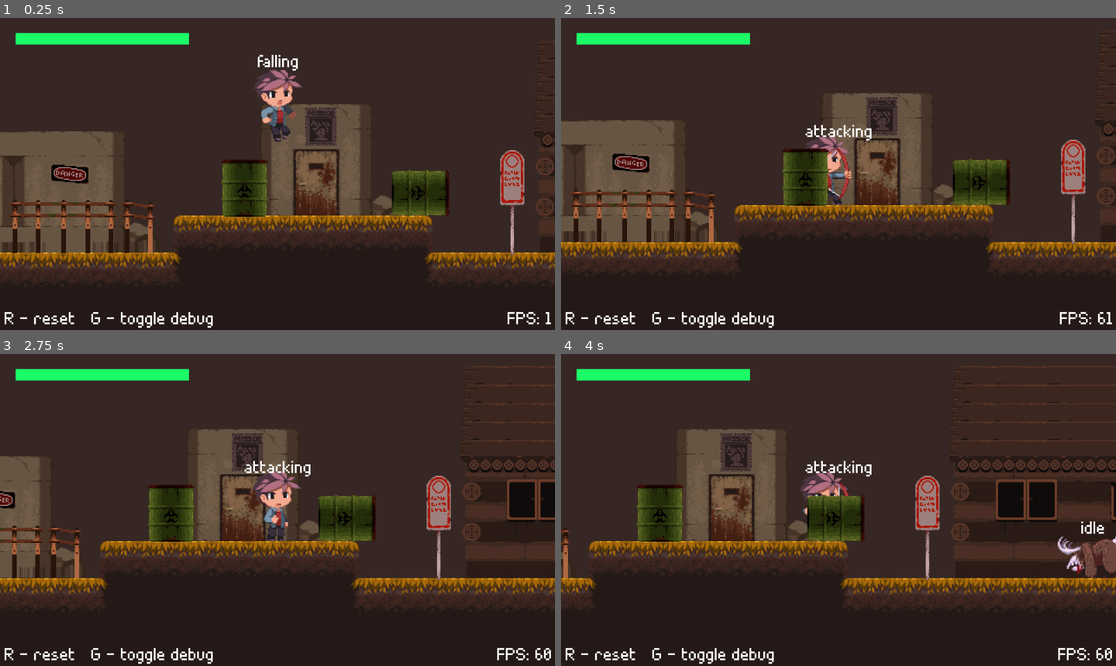
Above: before the commit, frames 1-4 (two rows, left to right).
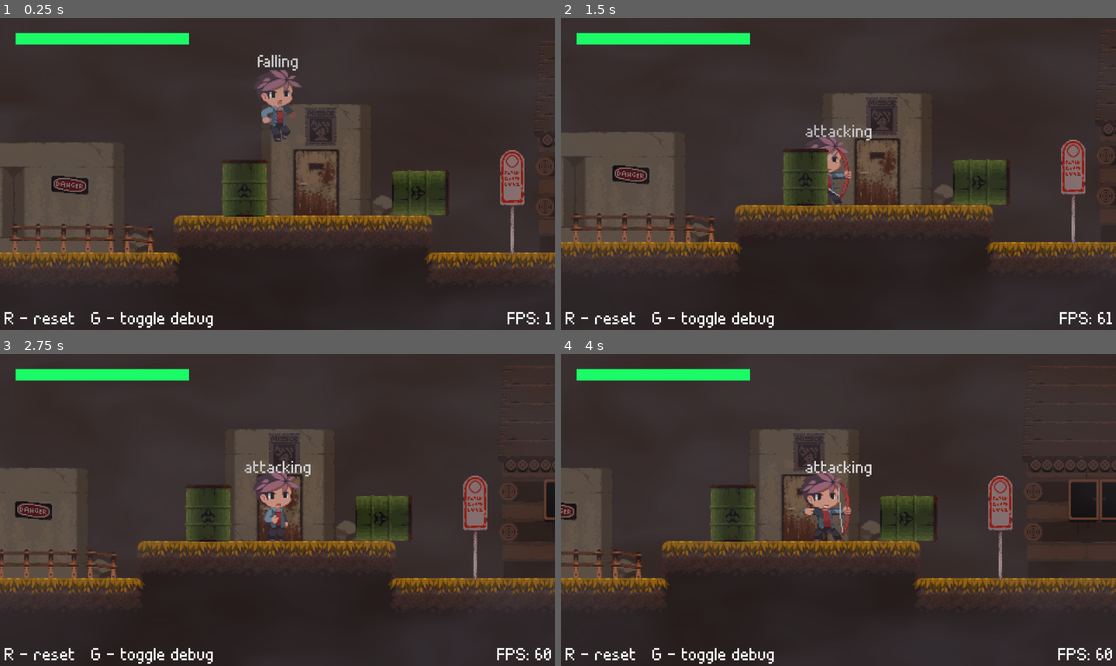
Above: after the commit, the same moments.

Repository: remtaine/Horror-Maplestory
Game: Godot game, scene res://src/levels/Level.tscn
Same seed, same stepped clock (60 frames per second), same inputs: the game is played once before the commit and once after it.
Inputs:
- Up to frame 1 (0.25 s): no input
- Up to frame 2 (1.5 s): hold J (attack) 0.53-1.28 s; hold Right (ui_right) from 0.53 s (still down); tap Space (jump) at 0.77 s; tap J (attack) at 1.35 s
- Up to frame 3 (2.75 s): tap Space (jump) at 1.52 s; release Right (ui_right) at 2.03 s; hold Left (ui_left) from 2.03 s (still down); hold J (attack) from 2.03 s (still down)
- Up to frame 4 (4 s): release Left (ui_left) at 2.78 s; release J (attack) at 2.78 s; hold Right (ui_right) from 2.78 s (still down); tap J (attack) at 2.85 s; tap Space (jump) at 3.02, 3.77 s; hold J (attack) from 3.53 s (still down)

The runs differ from the first frame. In frame 1, 5.7% of the frame differs, in the area x 0-100%, y 11-100%; in frame 2, 6.0%; in frame 3, 18%; in frame 4, 23%, in the area x 0-100%, y 4-100%.

Commit message:
Added fog shader

Diff:
--- a/project.godot
+++ b/project.godot
@@ -124,7 +124,7 @@
 
 config/name="Horror Maplestory"
 run/main_scene="res://src/levels/Level.tscn"
-config/icon="res://assets/default/icon.png"
+config/icon="res://assets/images/archer/archer-fall.png"
 
 [display]
 
--- a/resources/spritesheets/JackalopeSpritesheet.tres
+++ b/resources/spritesheets/JackalopeSpritesheet.tres
@@ -10,129 +10,129 @@
 atlas = ExtResource( 4 )
 region = Rect2( 0, 0, 200, 160 )
 
-[sub_resource type="AtlasTexture" id=15]
+[sub_resource type="AtlasTexture" id=2]
 flags = 4
 atlas = ExtResource( 4 )
 region = Rect2( 200, 0, 200, 160 )
 
-[sub_resource type="AtlasTexture" id=22]
+[sub_resource type="AtlasTexture" id=3]
 flags = 4
 atlas = ExtResource( 1 )
 region = Rect2( 0, 0, 200, 160 )
 
-[sub_resource type="AtlasTexture" id=23]
+[sub_resource type="AtlasTexture" id=4]
 flags = 4
 atlas = ExtResource( 1 )
 region = Rect2( 200, 0, 200, 160 )
 
-[sub_resource type="AtlasTexture" id=24]
+[sub_resource type="AtlasTexture" id=5]
 flags = 4
 atlas = ExtResource( 1 )
 region = Rect2( 400, 0, 200, 160 )
 
-[sub_resource type="AtlasTexture" id=25]
+[sub_resource type="AtlasTexture" id=6]
 flags = 4
 atlas = ExtResource( 1 )
 region = Rect2( 600, 0, 200, 160 )
 
-[sub_resource type="AtlasTexture" id=26]
+[sub_resource type="AtlasTexture" id=7]
 flags = 4
 atlas = ExtResource( 1 )
 region = Rect2( 800, 0, 200, 160 )
 
-[sub_resource type="AtlasTexture" id=27]
+[sub_resource type="AtlasTexture" id=8]
 flags = 4
 atlas = ExtResource( 1 )
 region = Rect2( 1000, 0, 200, 160 )
 
-[sub_resource type="AtlasTexture" id=33]
+[sub_resource type="AtlasTexture" id=9]
 flags = 4
 atlas = ExtResource( 4 )
 region = Rect2( 0, 0, 200, 160 )
 
-[sub_resource type="AtlasTexture" id=34]
+[sub_resource type="AtlasTexture" id=10]
 flags = 4
 atlas = ExtResource( 3 )
 region = Rect2( 0, 0, 200, 160 )
 
-[sub_resource type="AtlasTexture" id=35]
+[sub_resource type="AtlasTexture" id=11]
 flags = 4
 atlas = ExtResource( 3 )
-region = Rect2( 200, 0, 200, 160 )
-
-[sub_resource type="AtlasTexture" id=10]
-flags = 4
-atlas = ExtResource( 2 )
-region = Rect2( 0, 0, 200, 160 )
-
-[sub_resource type="AtlasTexture" id=11]
-flags = 4
-atlas = ExtResource( 2 )
 region = Rect2( 200, 0, 200, 160 )
 
 [sub_resource type="AtlasTexture" id=12]
 flags = 4
 atlas = ExtResource( 2 )
-region = Rect2( 400, 0, 200, 160 )
+region = Rect2( 0, 0, 200, 160 )
 
 [sub_resource type="AtlasTexture" id=13]
 flags = 4
 atlas = ExtResource( 2 )
+region = Rect2( 200, 0, 200, 160 )
+
+[sub_resource type="AtlasTexture" id=14]
+flags = 4
+atlas = ExtResource( 2 )
+region = Rect2( 400, 0, 200, 160 )
+
+[sub_resource type="AtlasTexture" id=15]
+flags = 4
+atlas = ExtResource( 2 )
 region = Rect2( 600, 0, 200, 160 )
 
-[sub_resource type="AtlasTexture" id=28]
+[sub_resource type="AtlasTexture" id=16]
 flags = 4
 atlas = ExtResource( 3 )
 region = Rect2( 0, 0, 200, 160 )
 
-[sub_resource type="AtlasTexture" id=29]
+[sub_resource type="AtlasTexture" id=17]
 flags = 4
 atlas = ExtResource( 3 )
 region = Rect2( 200, 0, 200, 160 )
 
-[sub_resource type="AtlasTexture" id=30]
+[sub_resource type="AtlasTexture" id=18]
 flags = 4
 atlas = ExtResource( 3 )
 region = Rect2( 400, 0, 200, 160 )
 
-[sub_resource type="AtlasTexture" id=31]
+[sub_resource type="AtlasTexture" id=19]
 flags = 4
 atlas = ExtResource( 3 )
 region = Rect2( 600, 0, 200, 160 )
 
-[sub_resource type="AtlasTexture" id=32]
+[sub_resource type="AtlasTexture" id=20]
 flags = 4
 atlas = ExtResource( 3 )
 region = Rect2( 800, 0, 200, 160 )
 
 [resource]
 animations = [ {
-"frames": [ SubResource( 1 ), SubResource( 15 ) ],
+"frames": [ SubResource( 1 ), SubResource( 2 ) ],
 "loop": true,
 "name": "idle",
-"speed": 4.0
+"speed": 8.0
 }, {
-"frames": [ SubResource( 22 ), SubResource( 23 ), SubResource( 24 ), SubResource( 25 ), SubResource( 26 ), SubResource( 27 ) ],
+"frames": [ SubResource( 3 ), SubResource( 4 ), SubResource( 5 ), SubResource( 6 ), SubResource( 7 ), SubResource( 8 ) ],
 "loop": false,
 "name": "attacking",
 "speed": 10.0
 }, {
-"frames": [ SubResource( 33 ) ],
+"frames": [ SubResource( 9 ) ],
 "loop": true,
 "name": "falling",
 "speed": 6.0
 }, {
-"frames": [ SubResource( 34 ), SubResource( 35 ) ],
+"frames": [ SubResource( 10 ), SubResource( 11 ) ],
 "loop": false,
 "name": "hurt",
 "speed": 4.0
 }, {
-"frames": [ SubResource( 10 ), SubResource( 11 ), SubResource( 12 ), SubResource( 13 ) ],
+"frames": [ SubResource( 12 ), SubResource( 13 ), SubResource( 14 ), SubResource( 15 ) ],
 "loop": true,
 "name": "moving",
 "speed": 6.0
 }, {
-"frames": [ SubResource( 28 ), SubResource( 29 ), SubResource( 30 ), SubResource( 31 ), SubResource( 32 ) ],
+"frames": [ SubResource( 16 ), SubResource( 17 ), SubResource( 18 ), SubResource( 19 ), SubResource( 20 ) ],
 "loop": false,
 "name": "dead",
 "speed": 6.0
--- a/src/characters/Character.gd
+++ b/src/characters/Character.gd
@@ -44,13 +44,15 @@
 	return _state
 
 
-#func _on_Health_attribute_depleted() -> void:
-#	change_state("dead")
-
+func play_sound(audio : String) -> void:
+	randomize()
+	var sound_holder : Node
+	match audio:
+		"moving":
+			sound_holder = $Audio/Footsteps
+		"landing":
+			sound_holder = $Audio/Landing
+	sound_holder.get_child(randi() % sound_holder.get_child_count()).play()
 
 func take_damage(value : int) -> void:
 	hp.take_damage(value)
-
-
-#func _on_Health_attribute_changed() -> void:
-#	change_state("hurt")
--- a/src/characters/Character.tscn
+++ b/src/characters/Character.tscn
@@ -1,8 +1,10 @@
-[gd_scene load_steps=15 format=2]
+[gd_scene load_steps=24 format=2]
 
 [ext_resource path="res://resources/spritesheets/JackalopeSpritesheet.tres" type="SpriteFrames" id=1]
 [ext_resource path="res://src/states/Dead.gd" type="Script" id=2]
 [ext_resource path="res://src/states/Hurt.gd" type="Script" id=3]
+[ext_resource path="res://assets/audio/footsteps/Player_FS-005.wav" type="AudioStream" id=4]
+[ext_resource path="res://assets/audio/landing/Player_Land-001.wav" type="AudioStream" id=5]
 [ext_resource path="res://src/characters/Character.gd" type="Script" id=6]
 [ext_resource path="res://src/states/Idle.gd" type="Script" id=7]
 [ext_resource path="res://src/states/Moving.gd" type="Script" id=8]
@@ -11,10 +13,17 @@
 [ext_resource path="res://src/debug/StateLabel.gd" type="Script" id=11]
 [ext_resource path="res://src/debug/DebugHolder.gd" type="Script" id=12]
 [ext_resource path="res://src/states/Falling.gd" type="Script" id=13]
+[ext_resource path="res://assets/audio/footsteps/Player_FS-006.wav" type="AudioStream" id=14]
 [ext_resource path="res://src/states/Jumping.gd" type="Script" id=15]
 [ext_resource path="res://src/states/Attacking.gd" type="Script" id=16]
+[ext_resource path="res://assets/audio/landing/Player_Land-002.wav" type="AudioStream" id=17]
+[ext_resource path="res://assets/audio/footsteps/Player_FS-003.wav" type="AudioStream" id=18]
+[ext_resource path="res://assets/audio/footsteps/Player_FS-004.wav" type="AudioStream" id=19]
+[ext_resource path="res://assets/audio/landing/Player_Land-003.wav" type="AudioStream" id=20]
+[ext_resource path="res://assets/audio/footsteps/Player_FS-001.wav" type="AudioStream" id=21]
+[ext_resource path="res://assets/audio/footsteps/Player_FS-002.wav" type="AudioStream" id=22]
 
-[sub_resource type="RectangleShape2D" id=14]
+[sub_resource type="RectangleShape2D" id=1]
 extents = Vector2( 10.8036, 23.1365 )
 
 [node name="Character" type="KinematicBody2D" groups=[
@@ -95,7 +104,56 @@
 __meta__ = {
 "_edit_use_anchors_": false
 }
+
+[node name="Audio" type="Node" parent="."]
+
+[node name="Footsteps" type="Node" parent="Audio"]
+
+[node name="Footsteps1" type="AudioStreamPlayer" parent="Audio/Footsteps"]
+stream = ExtResource( 21 )
+volume_db = -12.0
+pitch_scale = 0.9
+
+[node name="Footsteps2" type="AudioStreamPlayer" parent="Audio/Footsteps"]
+stream = ExtResource( 22 )
+volume_db = -12.0
+pitch_scale = 0.9
+
+[node name="Footsteps3" type="AudioStreamPlayer" parent="Audio/Footsteps"]
+stream = ExtResource( 18 )
+volume_db = -12.0
+pitch_scale = 0.9
+
+[node name="Footsteps4" type="AudioStreamPlayer" parent="Audio/Footsteps"]
+stream = ExtResource( 19 )
+volume_db = -12.0
+pitch_scale = 0.9
+
+[node name="Footsteps5" type="AudioStreamPlayer" parent="Audio/Footsteps"]
+stream = ExtResource( 4 )
+volume_db = -12.0
+pitch_scale = 0.9
+
+[node name="Footsteps6" type="AudioStreamPlayer" parent="Audio/Footsteps"]
+stream = ExtResource( 14 )
+volume_db = -12.0
+pitch_scale = 0.9
+
+[node name="Landing" type="Node" parent="Audio"]
+
+[node name="Landing1" type="AudioStreamPlayer" parent="Audio/Landing"]
+stream = ExtResource( 5 )
+volume_db = -16.0
+
+[node name="Landing2" type="AudioStreamPlayer" parent="Audio/Landing"]
+stream = ExtResource( 17 )
+volume_db = -16.0
+
+[node name="Landing3" type="AudioStreamPlayer" parent="Audio/Landing"]
+stream = ExtResource( 20 )
+volume_db = -16.0
 [connection signal="state_changed" from="." to="Debug/StateLabel" method="_on_Character_state_changed"]
+[connection signal="animation_finished" from="Pivot/Sprite" to="StateMachine/Attacking" method="_on_Sprite_animation_finished"]
 [connection signal="animation_finished" from="Pivot/Sprite" to="StateMachine/Dead" method="_on_Sprite_animation_finished"]
 [connection signal="animation_finished" from="Pivot/Sprite" to="StateMachine/Hurt" method="_on_Sprite_animation_finished"]
-[connection signal="animation_finished" from="Pivot/Sprite" to="StateMachine/Attacking" method="_on_Sprite_animation_finished"]
+[connection signal="frame_changed" from="Pivot/Sprite" to="StateMachine/Moving" method="_on_Sprite_frame_changed"]
--- a/src/characters/Player.gd
+++ b/src/characters/Player.gd
@@ -33,6 +33,5 @@
 
 		ground_set = true
 
-
 #func _on_GroundHolder_ground_set() -> void:
 #	ground_set = true
--- a/src/characters/Player.tscn
+++ b/src/characters/Player.tscn
@@ -17,8 +17,8 @@
 
 [node name="Sprite" parent="Pivot" index="0"]
 frames = ExtResource( 6 )
-animation = "falling"
-frame = 0
+animation = "moving"
+frame = 2
 
 [node name="Scope" type="RayCast2D" parent="Pivot" index="1"]
 position = Vector2( 7, 20 )
@@ -53,7 +53,7 @@
 script = ExtResource( 3 )
 
 [node name="Moving" parent="StateMachine" index="2"]
-speed = 150
+speed = 75
 
 [node name="UI" parent="." index="4"]
 layer = 100
@@ -79,4 +79,28 @@
 margin_top = -69.8831
 margin_right = 102.176
 margin_bottom = -51.8831
+
+[node name="Footsteps1" parent="Audio/Footsteps" index="0"]
+volume_db = -4.0
+pitch_scale = 0.9
+
+[node name="Footsteps2" parent="Audio/Footsteps" index="1"]
+volume_db = -4.0
+pitch_scale = 0.9
+
+[node name="Footsteps3" parent="Audio/Footsteps" index="2"]
+volume_db = -4.0
+pitch_scale = 0.9
+
+[node name="Footsteps4" parent="Audio/Footsteps" index="3"]
+volume_db = -4.0
+pitch_scale = 0.9
+
+[node name="Footsteps5" parent="Audio/Footsteps" index="4"]
+volume_db = -4.0
+pitch_scale = 0.9
+
+[node name="Footsteps6" parent="Audio/Footsteps" index="5"]
+volume_db = -4.0
+pitch_scale = 0.9
 [connection signal="attack_launched" from="StateMachine/Attacking" to="Pivot/Scope" method="_on_Attacking_attack_launched"]
--- a/src/levels/Level.tscn
+++ b/src/levels/Level.tscn
@@ -11,13 +11,67 @@
 [ext_resource path="res://src/environment/GroundHolder.gd" type="Script" id=9]
 [ext_resource path="res://src/characters/Jackalope.tscn" type="PackedScene" id=10]
 [ext_resource path="res://assets/audio/themes/Base Ambience.ogg" type="AudioStream" id=11]
-[ext_resource path="res://src/characters/Character.gd" type="Script" id=12]
 [ext_resource path="res://resources/preset fonts/DebugFont.tres" type="DynamicFont" id=13]
 
 [sub_resource type="DynamicFont" id=1]
 size = 27
 font_data = ExtResource( 5 )
 
+[sub_resource type="Shader" id=2]
+code = "shader_type canvas_item;
+
+// Gonkee's fog shader for Godot 3 - full tutorial https://youtu.be/QEaTsz_0o44
+// If you use this shader, I would prefer it if you gave credit to me and my channel
+
+uniform vec3 color = vec3(0.35, 0.35, 0.35);
+uniform int OCTAVES = 2;
+
+float rand(vec2 coord){
+	return fract(sin(dot(coord, vec2(56, 78)) * 1000.0) * 1000.0);
+}
+
+float noise(vec2 coord){
+	vec2 i = floor(coord);
+	vec2 f = fract(coord);
+
+	// 4 corners of a rectangle surrounding our point
+	float a = rand(i);
+	float b = rand(i + vec2(1.0, 0.0));
+	float c = rand(i + vec2(0.0, 1.0));
+	float d = rand(i + vec2(1.0, 1.0));
+
+	vec2 cubic = f * f * (3.0 - 2.0 * f);
+
+	return mix(a, b, cubic.x) + (c - a) * cubic.y * (1.0 - cubic.x) + (d - b) * cubic.x * cubic.y;
+}
+
+float fbm(vec2 coord){
+	float value = 0.0;
+	float scale = 0.5;
+
+	for(int i = 0; i < OCTAVES; i++){
+		value += noise(coord) * scale;
+		coord *= 2.0;
+		scale *= 0.5;
+	}
+	return value;
+}
+
+void fragment() {
+	vec2 coord = UV * 20.0;
+
+	vec2 motion = vec2( fbm(coord + vec2(TIME * -0.5, TIME * 0.5)) );
+
+	float final = fbm(coord + motion);
+
+	COLOR = vec4(color, final * 0.5);
+}"
+
+[sub_resource type="ShaderMaterial" id=3]
+shader = SubResource( 2 )
+shader_param/color = Vector3( 0.35, 0.35, 0.4 )
+shader_param/OCTAVES = 3
+
 [node name="Level" type="Node"]
 script = ExtResource( 2 )
 
@@ -32,17 +86,10 @@
 region_rect = Rect2( 759, 1164, 680, 389 )
 
 [node name="Objects2" type="Sprite" parent="ParallaxBackground/ParallaxLayer1"]
-position = Vector2( -49.7838, 329.179 )
+position = Vector2( -49.7838, 340.768 )
 texture = ExtResource( 7 )
 region_enabled = true
-region_rect = Rect2( 33, 1315, 708, 237 )
-
-[node name="Objects3" type="Sprite" parent="ParallaxBackground/ParallaxLayer1"]
-visible = false
-position = Vector2( 571.291, 64.9505 )
-texture = ExtResource( 7 )
-region_enabled = true
-region_rect = Rect2( 1039, 914, 503, 241 )
+region_rect = Rect2( 33, 1315, 708, 221.152 )
 
 [node name="Objects4" type="Sprite" parent="ParallaxBackground/ParallaxLayer1"]
 position = Vector2( 569.061, 273.382 )
@@ -50,8 +97,8 @@
 region_enabled = true
 region_rect = Rect2( 693, 917, 348, 244 )
 
-[node name="Objects8" type="Sprite" parent="ParallaxBackground/ParallaxLayer1"]
-position = Vector2( 576.028, 227.565 )
+[node name="Objects8" type="Sprite" parent="ParallaxBackground/ParallaxLayer1/Objects4"]
+position = Vector2( 6.96704, -45.817 )
 texture = ExtResource( 8 )
 region_enabled = true
 region_rect = Rect2( 129.72, 982.333, 70.9042, 72.46 )
@@ -66,17 +113,11 @@
 current = true
 limit_bottom = 600
 
-[node name="Jackalope1" parent="Characters" groups=[
-"character",
-] instance=ExtResource( 10 )]
+[node name="Jackalope1" parent="Characters" instance=ExtResource( 10 )]
 position = Vector2( -67.4482, -2.29938 )
-script = ExtResource( 12 )
-
-[node name="Jackalope2" parent="Characters" groups=[
-"character",
-] instance=ExtResource( 10 )]
+
+[node name="Jackalope2" parent="Characters" instance=ExtResource( 10 )]
 position = Vector2( 1189.39, 112.75 )
-script = ExtResource( 12 )
 
 [node name="ParallaxForeground" type="ParallaxBackground" parent="."]
 layer = 0
@@ -84,16 +125,16 @@
 [node name="ParallaxLayer1" type="ParallaxLayer" parent="ParallaxForeground"]
 
 [node name="Objects1" type="Sprite" parent="ParallaxForeground/ParallaxLayer1"]
-position = Vector2( 130.116, 385.936 )
-texture = ExtResource( 8 )
-region_enabled = true
-region_rect = Rect2( -75.7546, 1449.04, 342.633, 126.558 )
+position = Vector2( 130.116, 405.918 )
+texture = ExtResource( 8 )
+region_enabled = true
+region_rect = Rect2( -75.7546, 1449.04, 342.633, 85.0668 )
 
 [node name="Objects2" type="Sprite" parent="ParallaxForeground/ParallaxLayer1"]
-position = Vector2( -326.218, 385.548 )
-texture = ExtResource( 8 )
-region_enabled = true
-region_rect = Rect2( -75.7546, 1449.04, 342.633, 126.558 )
+position = Vector2( -326.218, 407.927 )
+texture = ExtResource( 8 )
+region_enabled = true
+region_rect = Rect2( -75.7546, 1449.04, 342.633, 84.7728 )
 
 [node name="Objects3" type="Sprite" parent="ParallaxForeground/ParallaxLayer1"]
 position = Vector2( 453.158, 320.211 )
@@ -120,10 +161,10 @@
 region_rect = Rect2( 945.455, 1252.16, 187.322, 182.568 )
 
 [node name="Objects7" type="Sprite" parent="ParallaxForeground/ParallaxLayer1"]
-position = Vector2( -495.312, 311.354 )
-texture = ExtResource( 8 )
-region_enabled = true
-region_rect = Rect2( 385.924, 1402.94, 84.6279, 150.238 )
+position = Vector2( -495.312, 321.139 )
+texture = ExtResource( 8 )
+region_enabled = true
+region_rect = Rect2( 385.924, 1402.94, 84.6279, 131.586 )
 
 [node name="GroundHolder" type="Node2D" parent="."]
 script = ExtResource( 9 )
@@ -187,12 +228,38 @@
 "_edit_use_anchors_": false
 }
 
+[node name="ParallaxForeground2" type="ParallaxBackground" parent="."]
+layer = 0
+
+[node name="ParallaxLayer1" type="ParallaxLayer" parent="ParallaxForeground2"]
+
+[node name="Fog" type="ColorRect" parent="ParallaxForeground2/ParallaxLayer1"]
+material = SubResource( 3 )
+margin_left = -1721.07
+margin_top = -605.351
+margin_right = 2278.93
+margin_bottom = 1394.65
+__meta__ = {
+"_edit_use_anchors_": false
+}
+
+[node name="Darkness" type="ColorRect" parent="ParallaxForeground2/ParallaxLayer1"]
+self_modulate = Color( 1, 1, 1, 0.0823529 )
+anchor_right = 1.0
+anchor_bottom = 1.0
+margin_left = -1721.07
+margin_top = -605.351
+margin_right = 2278.93
+margin_bottom = 1394.65
+color = Color( 0, 0, 0, 1 )
+__meta__ = {
+"_edit_use_anchors_": false
+}
+
 [node name="Audio" type="Node" parent="."]
 
 [node name="Theme" type="AudioStreamPlayer" parent="Audio"]
 stream = ExtResource( 11 )
 autoplay = true
 [connection signal="edge_reached" from="Characters/Player" to="GroundHolder" method="_on_Player_edge_reached"]
-[connection signal="state_changed" from="Characters/Jackalope1" to="Characters/Jackalope1/Debug/StateLabel" method="_on_Character_state_changed"]
-[connection signal="state_changed" from="Characters/Jackalope2" to="Characters/Jackalope2/Debug/StateLabel" method="_on_Character_state_changed"]
 [connection signal="ground_set" from="GroundHolder" to="Characters/Player" method="_on_GroundHolder_ground_set"]
--- a/src/states/Falling.gd
+++ b/src/states/Falling.gd
@@ -8,6 +8,9 @@
 func enter() -> void:
 	owner.sprite.play("falling")
 
+func exit() -> void:
+	owner.play_sound("landing")
+
 #func exit() -> void:
 #	owner.velocity.y = 0
 
--- a/src/states/Moving.gd
+++ b/src/states/Moving.gd
@@ -25,3 +25,8 @@
 func enter() -> void:
 	owner.sprite.play("moving")
 	owner.velocity.y = 0
+
+
+func _on_Sprite_frame_changed() -> void:
+	if owner.sprite != null and owner.sprite.animation == "moving" and (owner.sprite.frame == 1 or owner.sprite.frame == 4):
+		owner.play_sound("moving")
--- a/src/stats/Health.gd
+++ b/src/stats/Health.gd
@@ -7,13 +7,17 @@
 #signal attribute_depleted
 #signal attribute_changed
 
+
 func _ready() -> void:
 	owner = get_parent().get_parent()
 
 
 func take_damage(v : int) -> void:
+	if v == 0:
+		return
+
 	value = clamp(value - v, 0, max_value)
-	print(value)
+	print_debug(value)
 	if value <= 0:
 #		emit_signal("attribute_depleted", self)
 		owner.change_state("dead")
Not shown, added: assets/audio/footsteps/Player_FS-001.wav.import
Not shown, added: assets/audio/footsteps/Player_FS-002.wav.import
Not shown, added: assets/audio/footsteps/Player_FS-003.wav.import
Not shown, added: assets/audio/footsteps/Player_FS-004.wav.import
Not shown, added: assets/audio/footsteps/Player_FS-005.wav.import
Not shown, added: assets/audio/footsteps/Player_FS-006.wav.import
Not shown, added: assets/audio/landing/Player_Land-001.wav.import
Not shown, added: assets/audio/landing/Player_Land-002.wav.import
Not shown, added: assets/audio/landing/Player_Land-003.wav.import
Not shown: 1 places in src/characters/Character.tscn that only renumber resources
Not shown: 1 places in src/characters/Jackalope.tscn that only renumber resources
Not shown: 1 places in src/levels/Level.tscn that only renumber resources
(and 15 more such lines)
